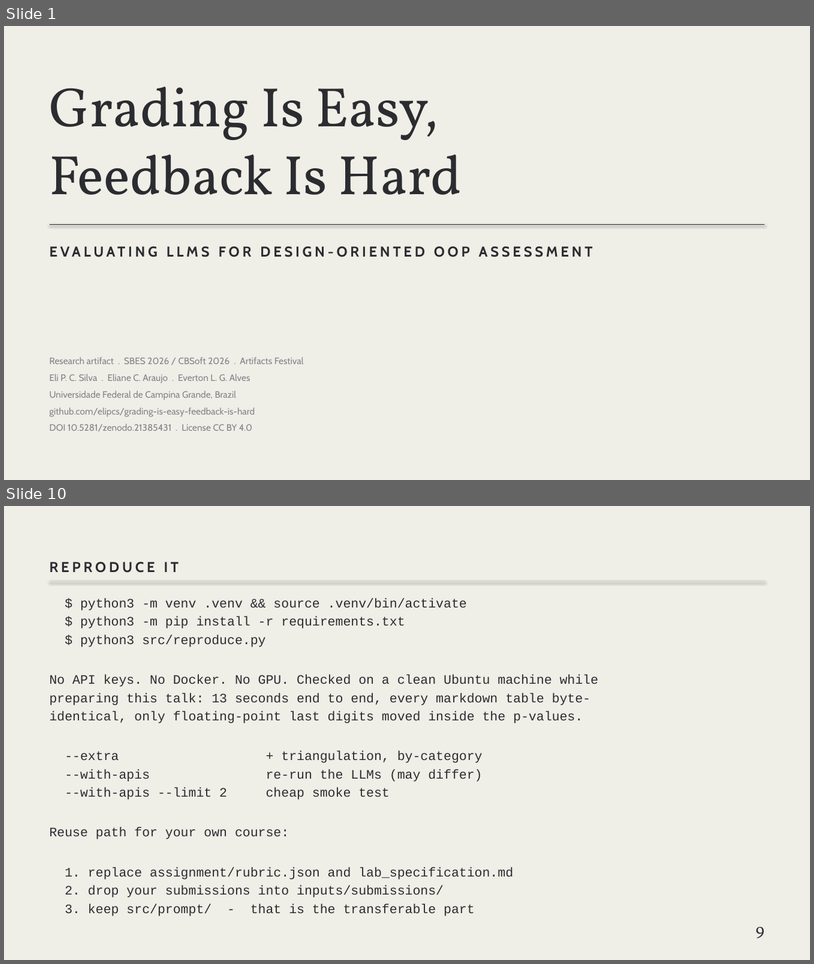
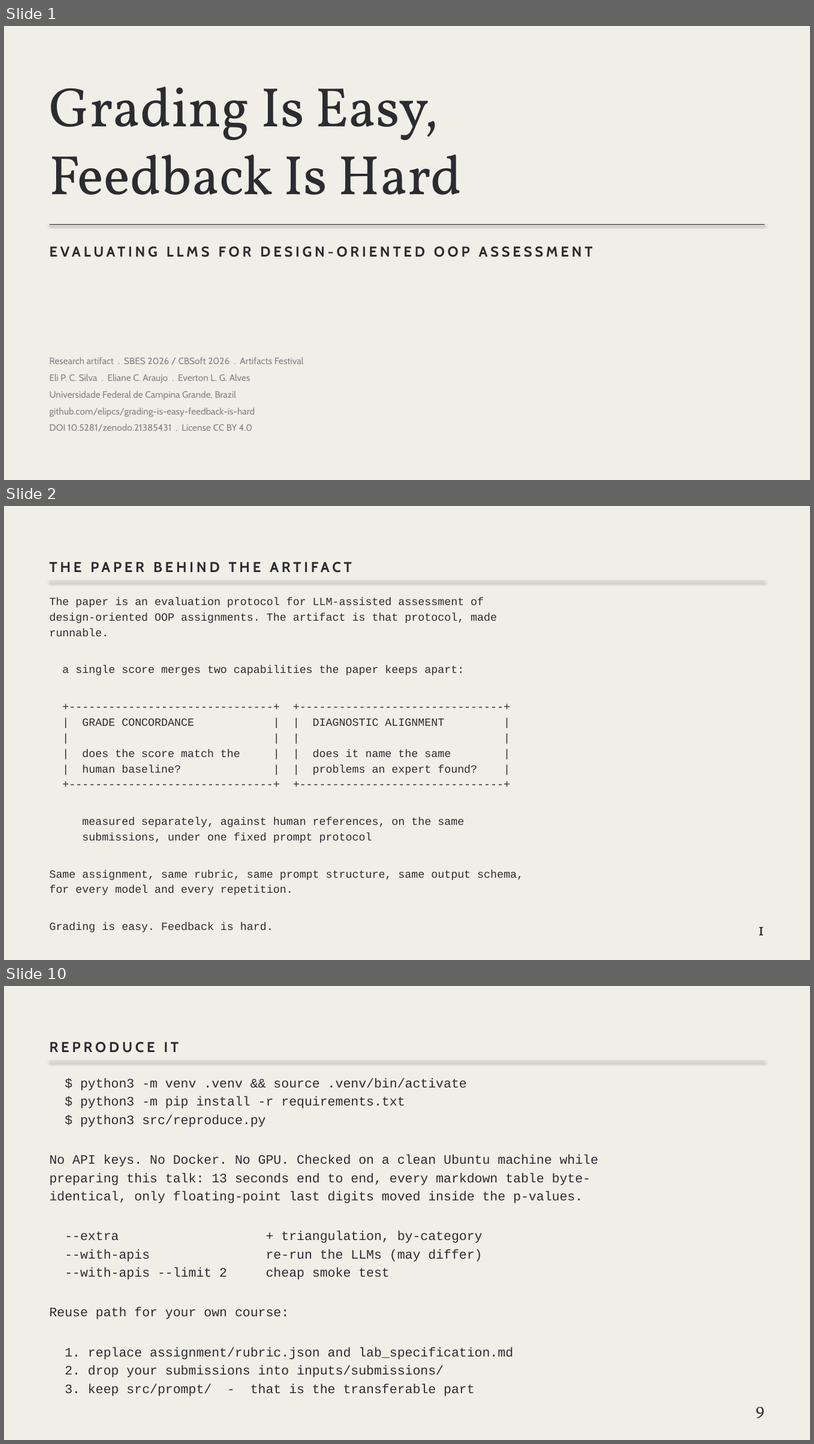
Before and after one commit to elipcs/grading-is-easy-feedback-is-hard, a slide deck: docs/presentation/slides.pptx. Shown one above the other, each under a label of ours: slides 1 and 10 before the commit, slides 1, 2 and 10 after it; the slides between them are not shown. The pictures are 814x964 and 814x1444 pixels, drawn with LibreOffice and Linux fonts; fonts in the diff are those of the drawing. Boxes give left, top, right and bottom in pixels: in the first picture for what was removed or moved away, otherwise in the second. Text is boxed around its words. In the diff, an @@ line names an element or a change of style, - is before the commit and + after.

```diff
--- a/docs/presentation/slides.pptx
+++ b/docs/presentation/slides.pptx
@@ slide 2 added at (4,506,810,960), background #EFEEE7 @@
@@ text added at (50,537,765,575), 17 pt, text #2B2C30, bold @@
+THE PAPER BEHIND THE ARTIFACT
@@ line added from (50, 581) to (765, 581), #D5D3CB 0.75 pt @@
@@ text added at (50,597,524,932), 13.1 pt, text #2B2C30 @@
+The paper is an evaluation protocol for LLM-assisted assessment of
+design-oriented OOP assignments. The artifact is that protocol, made
+runnable.
+a single score merges two capabilities the paper keeps apart:
++-------------------------------+ +-------------------------------+
+| GRADE CONCORDANCE | | DIAGNOSTIC ALIGNMENT |
+| | | |
+| does the score match the | | does it name the same |
+| human baseline? | | problems an expert found? |
++-------------------------------+ +-------------------------------+
+measured separately, against human references, on the same
+submissions, under one fixed prompt protocol
+Same assignment, same rubric, same prompt structure, same output schema,
+for every model and every repetition.
+Grading is easy. Feedback is hard.
@@ text added at (758,927,765,935), 20 pt, text #2B2C30 @@
+1
```
Also in this commit, not shown: 7 slides changed, 1 slide removed, 3 other files.
